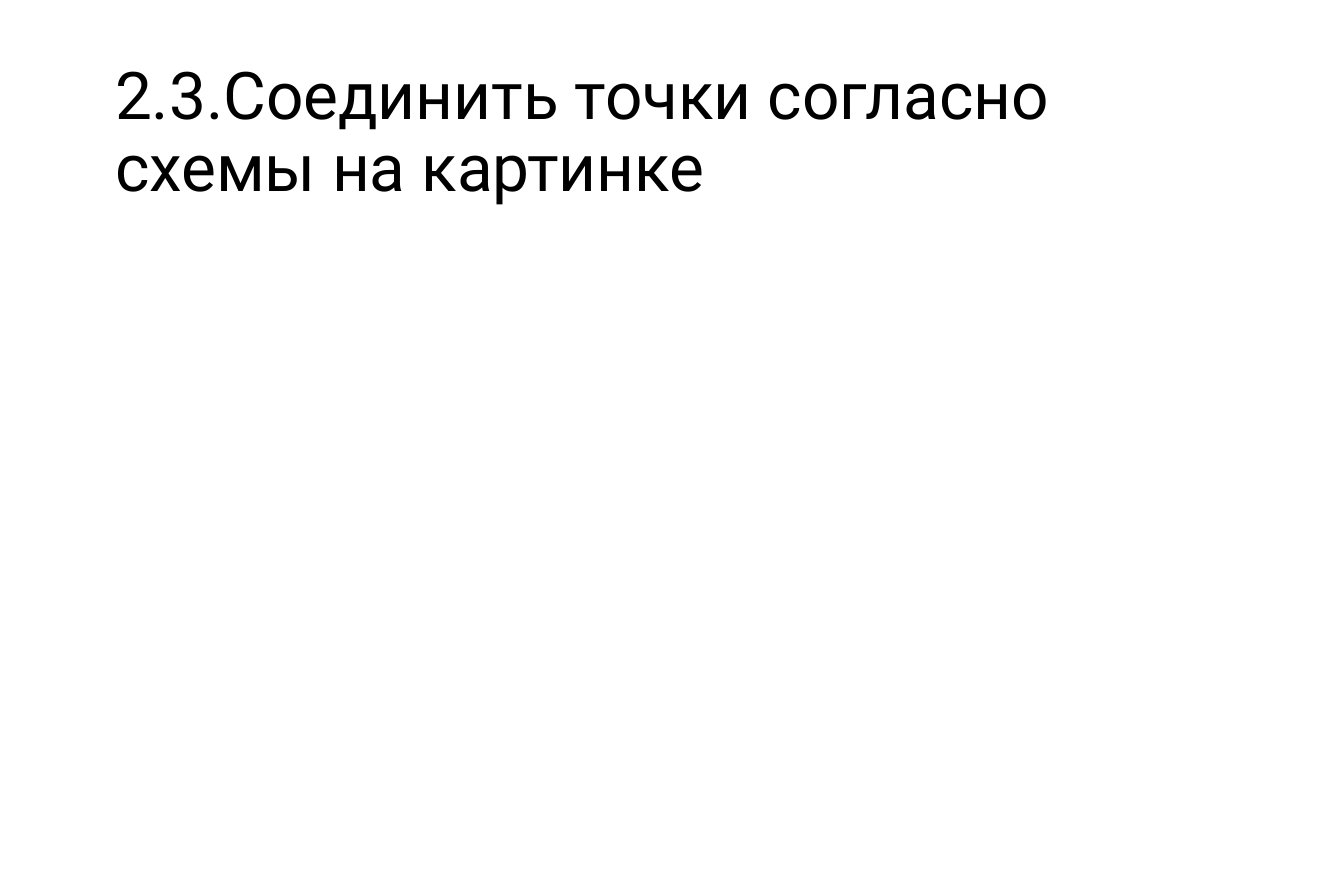
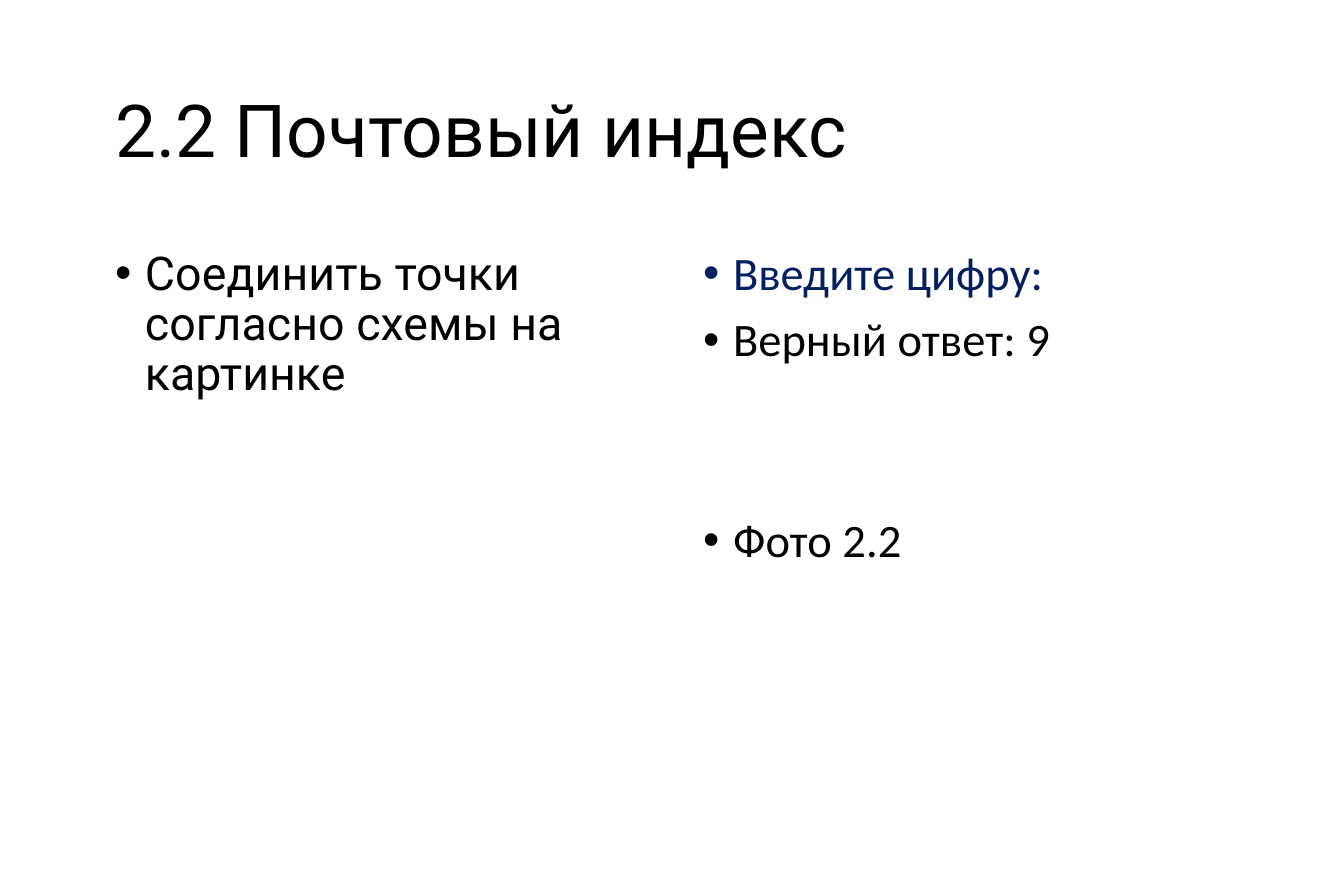
Before and after one commit to vvaassiihhaa/masha, a slide deck: slide 6 of КВЕСТ/Kvest 2706.pptx. Drawn at 1344x896 pixels with LibreOffice and Linux fonts; fonts in the diff are those of the drawing. Boxes give left, top, right and bottom in pixels: in the first picture for what was removed or moved away, otherwise in the second. Text is boxed around its words. In the diff, an @@ line names an element or a change of style, - is before the commit and + after.

```diff
--- a/КВЕСТ/Kvest 2706.pptx
+++ b/КВЕСТ/Kvest 2706.pptx
@@ title at (115,104,846,169): text changed; size 20.8 to 23.1 pt @@
-2.3.Соединить точки согласно схемы на картинке
+2.2 Почтовый индекс
@@ text added at (145,256,562,400), 14.7 pt, text #000000 @@
+• Соединить точки согласно схемы на картинке
@@ text added at (733,258,1050,558), 14.7 pt, text #000000 @@
+• Введите цифру:
+• Верный ответ: 9
+• Фото 2.2
```
Also in this commit, not shown: 2 other slides changed, 24 slides added, 4 slides removed, 4 other files.
